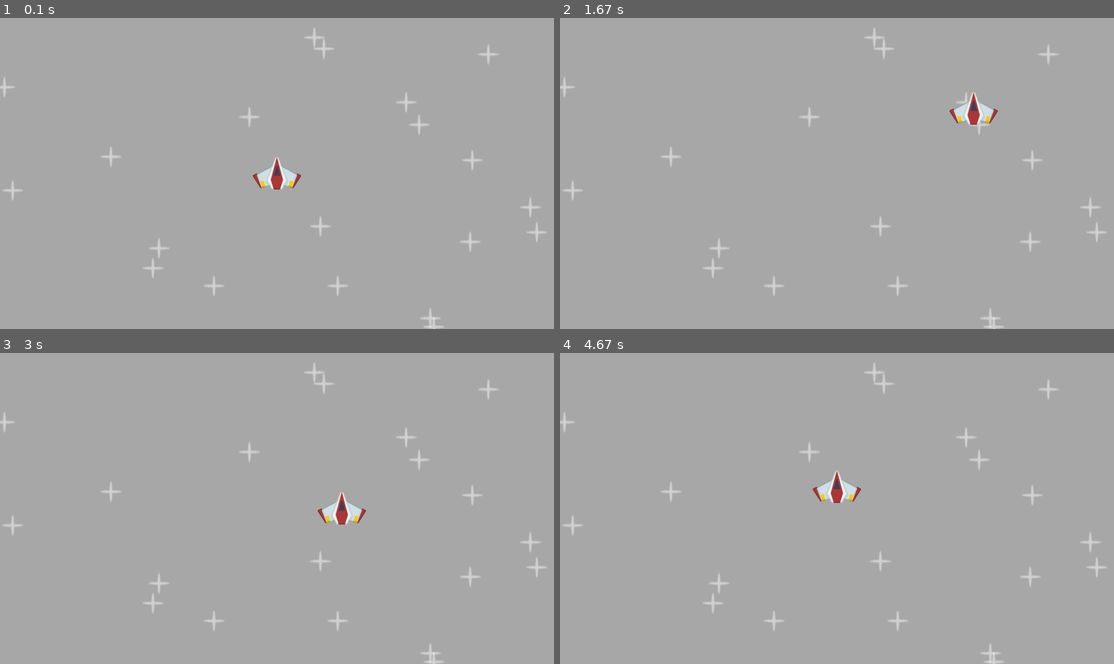
Above: before the commit, frames 1-4 (two rows, left to right).
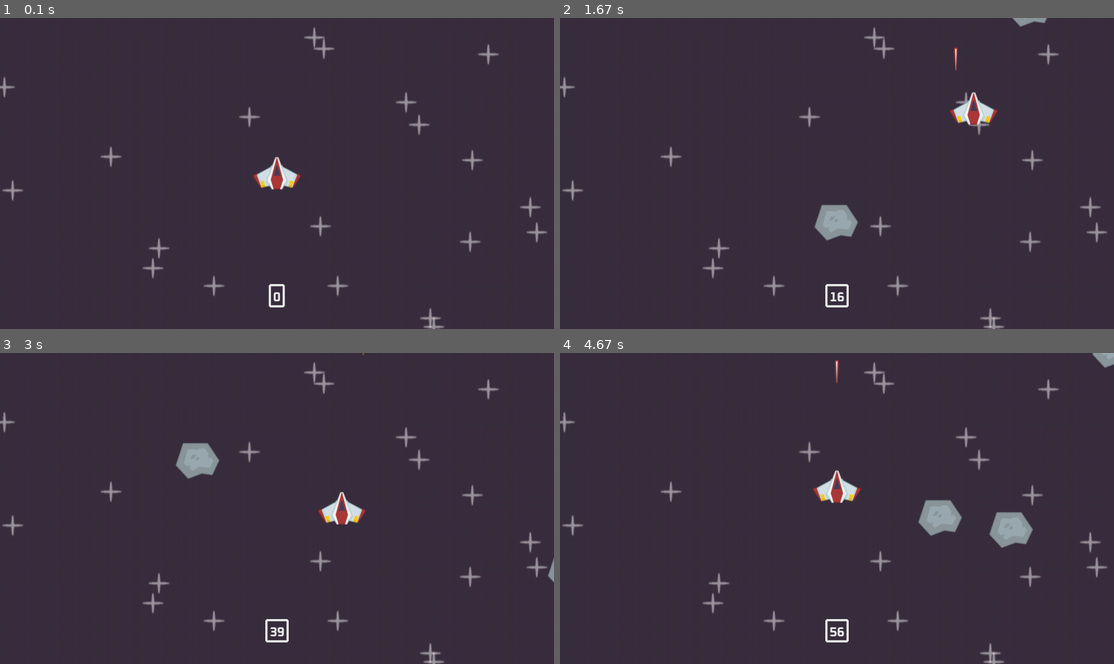
Above: after the commit, the same moments.

Repository: notJunius/introtopygame
Game: pygame game, started from space shooter/code/main.py
Two runs of this game, one before a commit and one after it. Both use one fixed random seed, a clock stepped at 60 frames per second and the inputs below.
Inputs:
- Up to frame 1 (0.1 s): no input
- Up to frame 2 (1.67 s): tap Space at 0.33, 0.73, 1.03, 1.23, 1.57 s; hold D 0.67-1.13 s; hold W 1.17-1.47 s; hold D from 1.5 s (still down)
- Up to frame 3 (3 s): tap Space at 1.87, 2.07, 2.37, 2.63, 2.97 s; release D at 1.97 s; hold A 2-2.53 s; hold S 2.57-2.87 s; hold A from 2.9 s (still down)
- Up to frame 4 (4.67 s): tap Space at 3.27, 3.4, 4.47 s; release A at 3.3 s; hold W 3.33-3.7 s; hold S from 4.4 s (still down)

The runs differ from the first frame. In frame 1, 100% of the frame differs, in the area x 0-100%, y 0-100%; in frame 2, 99%; in frame 3, 99%; in frame 4, 99%.

Commit message:
almost done w space game

Diff:
--- a/space shooter/code/main.py
+++ b/space shooter/code/main.py
@@ -1,6 +1,7 @@
 from os.path import join
-from random import randint
+from random import randint, uniform
 import pygame
+from pygame.sprite import collide_mask
 
 class Player(pygame.sprite.Sprite):
     def __init__(self, groups) -> None:
@@ -13,7 +14,10 @@
         #cooldown
         self.can_shoot = True
         self.laser_shoot_time = 0
-        self.cooldown_duration = 2000
+        self.cooldown_duration = 400
+
+        #mask
+        self.mask = pygame.mask.from_surface(self.image)
 
     def laser_timer(self):
         if not self.can_shoot:
@@ -29,9 +33,17 @@
         self.direction.y = int(keys[pygame.K_s]) - int(keys[pygame.K_w])
         self.direction = self.direction.normalize() if self.direction else self.direction
         self.rect.center += self.direction * self.speed * dt
+        if self.rect.bottom > WINDOW_HEIGHT:
+            self.rect.bottom = WINDOW_HEIGHT
+        if self.rect.top < 0:
+            self.rect.top = 0
+        if self.rect.left < 0:
+            self.rect.left = 0
+        if self.rect.right > WINDOW_WIDTH:
+            self.rect.right = WINDOW_WIDTH
 
         if pygame.key.get_just_pressed()[pygame.K_SPACE] and self.can_shoot:
-            print("fire laser")
+            Laser(laser_surf, self.rect.midtop, (all_sprites, laser_sprites))
             self.can_shoot = False
             self.laser_shoot_time = pygame.time.get_ticks()
 
@@ -44,6 +56,52 @@
         self.image = image
         self.rect = self.image.get_frect(center = (randint(0, window_width), randint(0, window_height)))
 
+class Laser(pygame.sprite.Sprite):
+    def __init__(self, surf, pos, groups):
+        super().__init__(groups)
+        self.image = surf
+        self.rect = self.image.get_frect(midbottom = pos)
+        self.speed = 600
+        self.mask = pygame.mask.from_surface(self.image)
+
+    def update(self, dt):
+        self.rect.centery -= self.speed * dt
+        if self.rect.bottom < 0:
+            self.kill()
+
+class Meteor(pygame.sprite.Sprite):
+    def __init__(self, surf, groups, window_width, window_height):
+        super().__init__(groups)
+        self.image = surf
+        self.rect = self.image.get_frect(center = (randint(0, window_width), -300))
+        self.speed = randint(400, 700)
+        self.window_height = window_height
+        self.direction = pygame.Vector2(uniform(-0.5, 0.5), 1)
+
+    def update(self, dt):
+        self.rect.center += self.direction * self.speed * dt
+        if self.rect.top > self.window_height:
+            self.kill()
+
+# collision function
+def collision():
+    global running
+    global score
+    if pygame.sprite.spritecollide(player, meteor_sprites, False, pygame.sprite.collide_mask):
+        player.kill()
+        running = False
+    for laser in laser_sprites:
+        if pygame.sprite.spritecollide(laser, meteor_sprites, True):
+            score += 10
+            laser.kill()
+
+def display_score(score, display_surface):
+    score += pygame.time.get_ticks() // 100
+    text_surf = font.render(f'{score}', True, (240, 240, 240))
+    text_rect = text_surf.get_frect(midbottom = (WINDOW_WIDTH / 2, WINDOW_HEIGHT - 50))
+    display_surface.blit(text_surf, text_rect)
+    pygame.draw.rect(display_surface, (240,240,240), text_rect.inflate(20, 16).move(0, -8), 5, 5)
+
 
 #general setup
 pygame.init()
@@ -52,11 +110,18 @@
 pygame.display.set_caption("Space Shooter")
 running = True
 clock = pygame.time.Clock()
+score = 0
 
 #group stuff
 all_sprites = pygame.sprite.Group()
+meteor_sprites = pygame.sprite.Group()
+laser_sprites = pygame.sprite.Group()
 
+laser_surf = pygame.image.load(join('images', 'laser.png')).convert_alpha()
 star_surf = pygame.image.load(join('images', 'star.png')).convert_alpha()
+meteor_surf = pygame.image.load(join('images', 'meteor.png')).convert_alpha()
+font = pygame.font.Font(join('images', 'Oxanium-Bold.ttf'), 30)
+
 for i in range(20):
     Star(all_sprites, WINDOW_WIDTH, WINDOW_HEIGHT, star_surf)
 
@@ -67,6 +132,7 @@
 meteor_event = pygame.event.custom_type()
 pygame.time.set_timer(meteor_event, 500)
 
+
 while running:
     #event loop
     dt = clock.tick(60) / 1000
@@ -74,19 +140,23 @@
         if event.type == pygame.QUIT:
             running = False
         if event.type == meteor_event:
-            print('meteorrrrr')
+            Meteor(meteor_surf, (all_sprites, meteor_sprites), WINDOW_WIDTH, WINDOW_HEIGHT)
 
     #i'm gonna put game logic here
 
     all_sprites.update(dt)
+    collision()
 
     #draw the game
-    display_surface.fill('darkgray')
+    display_surface.fill('#3a2e3f')
     all_sprites.draw(display_surface)
+
+
+    display_score(score, display_surface)
     pygame.display.update()
 
 
 
 pygame.quit()
 
-# left off at 2 hr 23 min 18 seconds
+# left off at 3 hr 24 min 31 seconds
